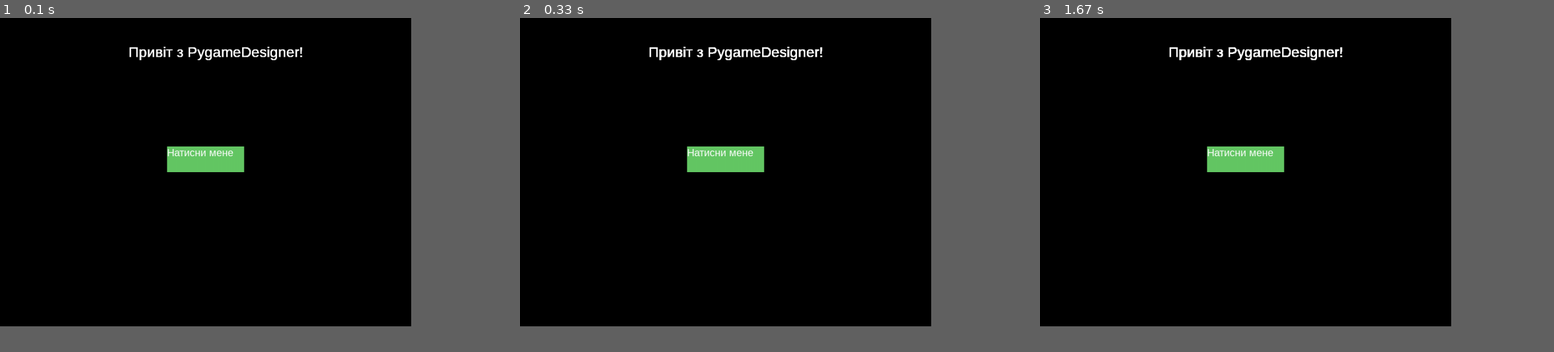
Above: before the commit, frames 1-3 (left to right).
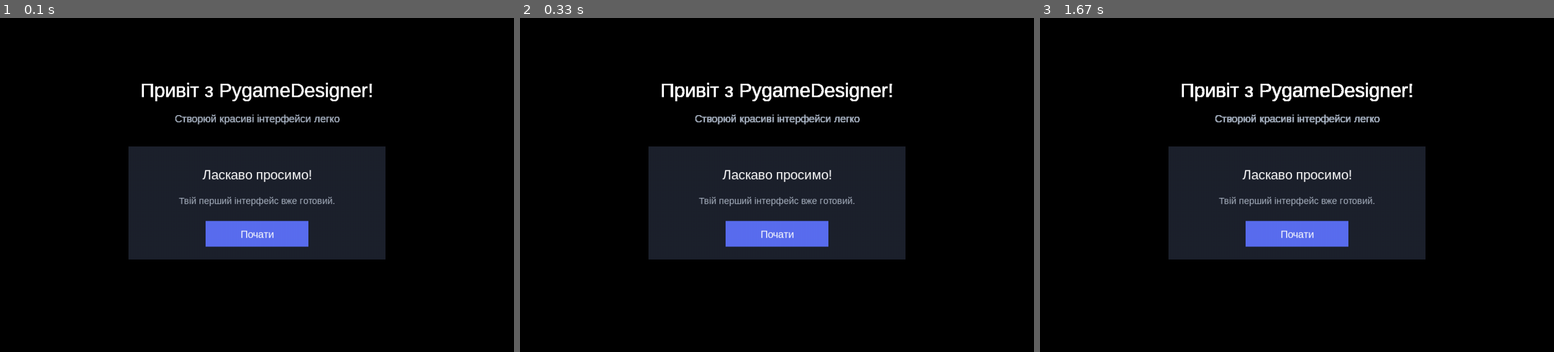
Above: after the commit, the same moments.

Repository: vovavav7/Pygame-Designer
Game: pygame game, started from tests/run_test.py
Two runs of this game, one before a commit and one after it. Both use one fixed random seed, a clock stepped at 60 frames per second and the inputs below.
Inputs (mouse positions are in pixels of both pictures, inside the frame that each line leads up to):
- Up to frame 1 (0.1 s): no input
- Up to frame 2 (0.33 s): no input
- Up to frame 3 (1.67 s): click (1297, 235) at 0.38 s, where only the run after the commit has a clickable "Почати"
The window is 720x540 before the commit and 900x585 after it. Grey fills any space a smaller window leaves; there, only what the larger window draws over its background counts as a difference.

The runs differ from the first frame. In frame 1, 19% of the frame differs, in the area x 25-75%, y 8-73%; in frame 2, 19%; in frame 3, 19%.

Commit message:
add text centering and offset

Diff:
--- a/src/PygameDesigner/loader.py
+++ b/src/PygameDesigner/loader.py
@@ -7,6 +7,7 @@
         self.type = item["type"]
         self.rect = pygame.Rect(item["x"], item["y"], item["w"], item["h"])
         self.bg_color = item.get("bg_color")
+        self.offset = item.get("offset", [0, 0])
         self.on_click = None  # Користувач призначить сюди функцію
 
         # Створюємо шрифт та Surface для тексту
@@ -59,4 +60,15 @@
     for el in ui_data.elements.values():
         if el.bg_color:
             pygame.draw.rect(screen, el.bg_color, el.rect)
-        screen.blit(el.surface, (el.rect.x, el.rect.y))
+
+        button_center_x = el.rect.x + el.rect.w / 2
+        button_center_y = el.rect.y + el.rect.h / 2
+
+        text_rect = el.surface.get_rect(
+            center=(
+                button_center_x + el.offset[0],
+                button_center_y + el.offset[1]
+            )
+        )
+
+        screen.blit(el.surface, text_rect)
--- a/tests/test_ui.json
+++ b/tests/test_ui.json
@@ -1,35 +1,84 @@
 {
   "window": {
-    "title": "Тестове вікно користувача",
-    "width": 800,
-    "height": 600
+    "title": "PygameDesigner",
+    "width": 1000,
+    "height": 650
   },
   "elements": [
     {
       "id_name": "main_title",
       "type": "text",
       "x": 250,
-      "y": 50,
-      "w": 300,
-      "h": 50,
+      "y": 110,
+      "w": 500,
+      "h": 60,
       "text": "Привіт з PygameDesigner!",
       "font_name": "Arial",
-      "font_size": 28,
+      "font_size": 38,
       "text_color": [255, 255, 255, 255],
       "bg_color": null
     },
     {
-      "id_name": "click_me_btn",
-      "type": "button",
-      "x": 325,
-      "y": 250,
-      "w": 150,
-      "h": 50,
-      "text": "Натисни мене",
+      "id_name": "subtitle",
+      "type": "text",
+      "x": 250,
+      "y": 175,
+      "w": 500,
+      "h": 40,
+      "text": "Створюй красиві інтерфейси легко",
       "font_name": "Arial",
       "font_size": 20,
+      "text_color": [160, 170, 185, 255],
+      "bg_color": null
+    },
+    {
+      "id_name": "card",
+      "type": "panel",
+      "x": 250,
+      "y": 250,
+      "w": 500,
+      "h": 220,
+      "bg_color": [30, 34, 45, 255]
+    },
+    {
+      "id_name": "card_title",
+      "type": "text",
+      "x": 300,
+      "y": 285,
+      "w": 400,
+      "h": 40,
+      "text": "Ласкаво просимо!",
+      "font_name": "Arial",
+      "font_size": 26,
       "text_color": [255, 255, 255, 255],
-      "bg_color": [100, 200, 100, 255]
+      "bg_color": null
+    },
+    {
+      "id_name": "card_text",
+      "type": "text",
+      "x": 300,
+      "y": 330,
+      "w": 400,
+      "h": 50,
+      "text": "Твій перший інтерфейс вже готовий.",
+      "font_name": "Arial",
+      "font_size": 18,
+      "text_color": [170, 180, 195, 255],
+      "bg_color": null
+    },
+    {
+    "id_name": "click_me_btn",
+    "type": "button",
+    "x": 400,
+    "y": 395,
+    "w": 200,
+    "h": 50,
+    "text": "Почати",
+    "font_name": "Arial",
+    "font_size": 20,
+    "text_color": [255, 255, 255, 255],
+    "bg_color": [90, 110, 240, 255],
+    "offset": [0, 0]
     }
   ]
 }
